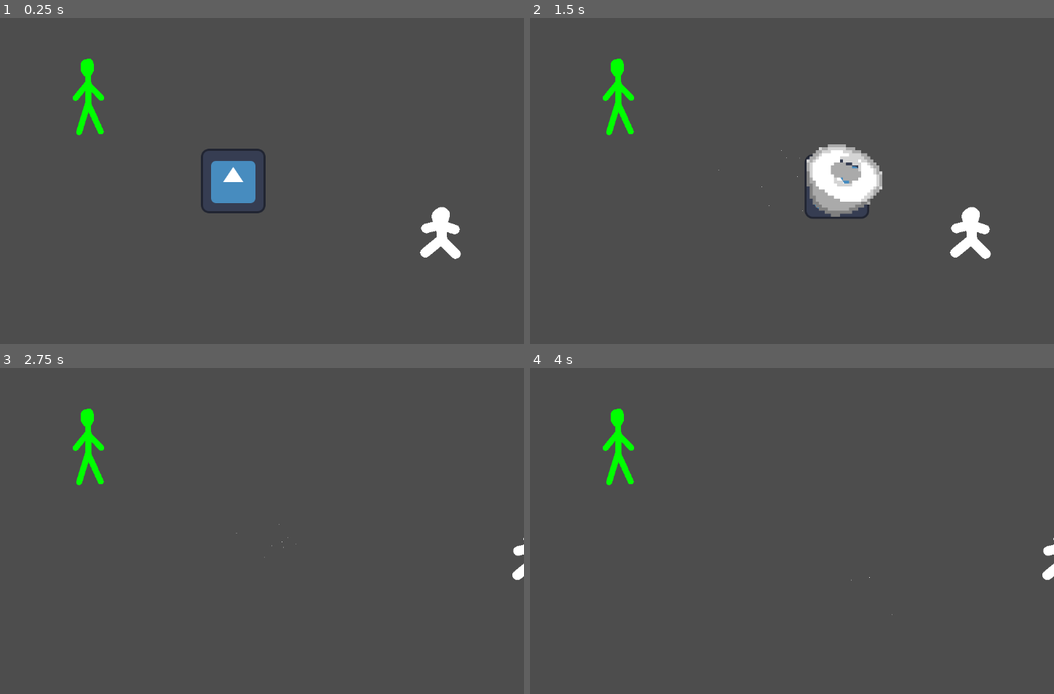
Above: before the commit, frames 1-4 (two rows, left to right).
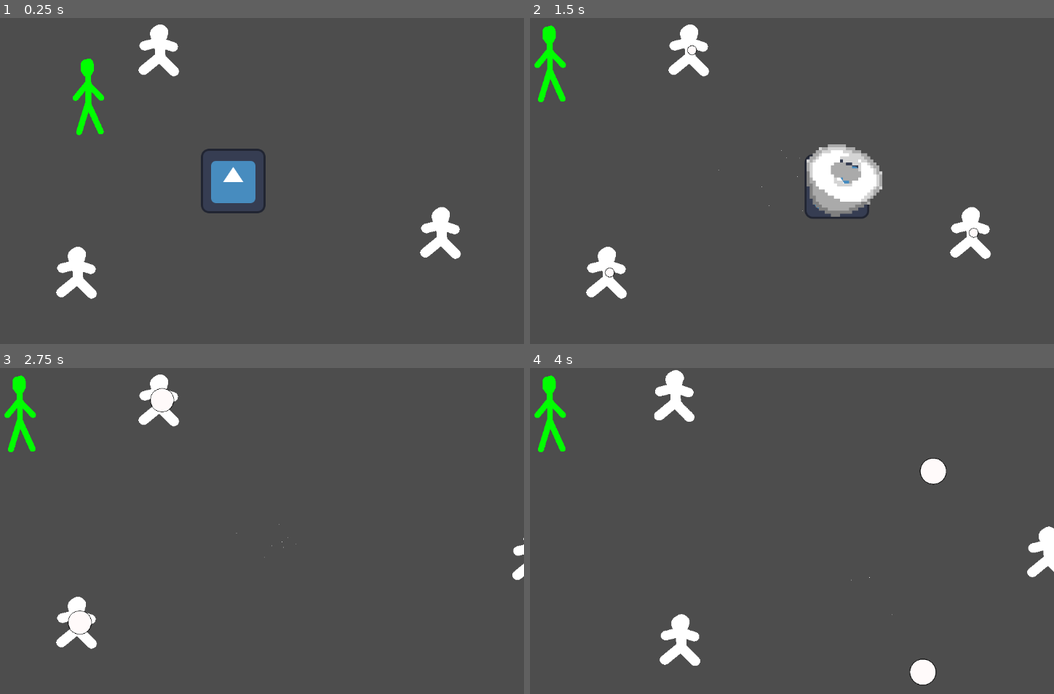
Above: after the commit, the same moments.

Repository: skeeeth/Krampus-Game
Game: Godot game, scene res://sack_world.tscn
Two runs of this game, one before a commit and one after it. Both use one fixed random seed, a clock stepped at 60 frames per second and the inputs below. The engine's default icon, where the game draws it, is replaced by a stand-in: a white triangle on a blue panel in a dark square.
Inputs:
- Up to frame 1 (0.25 s): no input
- Up to frame 2 (1.5 s): tap Enter at 0.5 s; hold Right (right) 0.53-1.28 s; hold X (attack) 0.53-1.28 s; tap 1 (dev1) at 0.8, 1.35 s; hold Down (down) from 1.28 s (still down)
- Up to frame 3 (2.75 s): tap X (attack) at 1.55 s; release Down (down) at 2.03 s; hold Right (right) from 2.03 s (still down); hold X (attack) from 2.03 s (still down); tap 1 (dev1) at 2.3 s
- Up to frame 4 (4 s): release Right (right) at 2.78 s; release X (attack) at 2.78 s; hold Up (up) 2.78-3.53 s; tap 1 (dev1) at 2.85, 3.8 s; tap X (attack) at 3.05 s; hold Left (left) from 3.53 s (still down); hold Z (interact) from 3.53 s (still down)

The runs differ from the first frame. In frame 1, 1.3% of the frame differs, in the area x 10-35%, y 2-87%; in frame 2, 2.5%; in frame 3, 2.6%; in frame 4, 3.6%, in the area x 0-100%, y 0-98%.

Commit message:
Children Snowball attack and Distance-based decision trees
right now they throw snowballs at the player position at the start of cast time, rather than updating aim at time of throwing, i could see either way being fun

Diff:
--- a/Combat/KombatKrampus/sack_krampus.gd
+++ b/Combat/KombatKrampus/sack_krampus.gd
@@ -1,6 +1,10 @@
 extends CharacterBody2D
+class_name Player
 
 var dash_buffered:bool = false
-
+@export var sm:StateMachine
 func _physics_process(delta: float) -> void:
 	move_and_slide()
+
+func take_damage(amount:float, kb:Vector2 = Vector2.ZERO):
+	pass
--- a/Combat/KombatKrampus/sack_krampus.tscn
+++ b/Combat/KombatKrampus/sack_krampus.tscn
@@ -7,7 +7,7 @@
 [ext_resource type="Texture2D" uid="uid://b2er03v834ydj" path="res://icon.svg" id="4_gwvq3"]
 [ext_resource type="Script" path="res://Combat/KombatKrampus/States/Windup.gd" id="5_rek3j"]
 [ext_resource type="Script" path="res://Combat/KombatKrampus/States/spin.gd" id="6_wew2u"]
-[ext_resource type="Script" path="res://Combat/KombatKrampus/quick.gd" id="7_sppbl"]
+[ext_resource type="Script" path="res://Combat/KombatKrampus/States/quick.gd" id="7_sppbl"]
 [ext_resource type="Texture2D" uid="uid://d1d8opnuwq3lu" path="res://Combat/KombatKrampus/impact02.png" id="8_ebfsx"]
 [ext_resource type="Script" path="res://Combat/KombatKrampus/AttackHitbox.gd" id="9_lhobn"]
 [ext_resource type="Script" path="res://Combat/KombatKrampus/Visual.gd" id="9_yecmo"]
@@ -196,9 +196,10 @@
 [sub_resource type="RectangleShape2D" id="RectangleShape2D_lgus1"]
 size = Vector2(46, 50.5)
 
-[node name="SackKrampus" type="CharacterBody2D"]
+[node name="SackKrampus" type="CharacterBody2D" node_paths=PackedStringArray("sm") groups=["Player"]]
 motion_mode = 1
 script = ExtResource("1_1eygv")
+sm = NodePath("StateMachine")
 
 [node name="CollisionShape2D" type="CollisionShape2D" parent="."]
 shape = SubResource("CapsuleShape2D_6pwbh")
--- /dev/null
+++ b/Combat/snowball.gd
@@ -0,0 +1,35 @@
+extends Area2D
+
+var size:float = 5.0
+var damage:float = 10
+var kb_strength:float = 0
+var direction:Vector2
+var speed:float
+func _draw() -> void:
+	draw_circle(Vector2.ZERO,size/2.0,Color.SNOW)
+	draw_circle(Vector2.ZERO,(size/2.0)+1,Color.BLACK,false)
+	#could use a shader for a real perfect circle but this is fine
+
+# Called when the node enters the scene tree for the first time.
+#func _ready() -> void:
+	#pass # Replace with function body.
+#
+#
+# Called every frame. 'delta' is the elapsed time since the previous frame.
+func _process(delta: float) -> void:
+	queue_redraw()
+	position += speed * direction
+	pass
+
+
+func _on_body_entered(body: Node2D) -> void:
+	if body is Player:
+		body.take_damage(damage,direction*kb_strength)
+		queue_free()
+		scale = Vector2(1.0,1.0) * size/10.0
+	pass # Replace with function body.
+
+
+func _on_visible_on_screen_notifier_2d_screen_exited() -> void:
+	queue_free()
+	pass # Replace with function body.
--- /dev/null
+++ b/Combat/snowball.tscn
@@ -0,0 +1,19 @@
+[gd_scene load_steps=3 format=3 uid="uid://davxhgllxxs8a"]
+
+[ext_resource type="Script" path="res://Combat/snowball.gd" id="1_7ptwj"]
+
+[sub_resource type="RectangleShape2D" id="RectangleShape2D_1i0yw"]
+size = Vector2(10, 10)
+
+[node name="Snowball" type="Area2D"]
+collision_layer = 0
+monitoring = false
+script = ExtResource("1_7ptwj")
+
+[node name="CollisionShape2D" type="CollisionShape2D" parent="."]
+shape = SubResource("RectangleShape2D_1i0yw")
+
+[node name="VisibleOnScreenNotifier2D" type="VisibleOnScreenNotifier2D" parent="."]
+
+[connection signal="body_entered" from="." to="." method="_on_body_entered"]
+[connection signal="screen_exited" from="VisibleOnScreenNotifier2D" to="." method="_on_visible_on_screen_notifier_2d_screen_exited"]
--- a/npc/combat_guard.tscn
+++ b/npc/combat_guard.tscn
@@ -1,16 +1,21 @@
-[gd_scene load_steps=4 format=3 uid="uid://bouwefh35hd57"]
+[gd_scene load_steps=8 format=3 uid="uid://bouwefh35hd57"]
 
 [ext_resource type="Script" path="res://npc/combat_npc.gd" id="1_na5es"]
 [ext_resource type="Texture2D" uid="uid://b3dlkteedq77d" path="res://npc/adult_stick_figure.png" id="2_5syv8"]
+[ext_resource type="Script" path="res://Combat/State/StateMachine.gd" id="3_tsyk1"]
+[ext_resource type="Script" path="res://npc/npc_states/idle.gd" id="4_ywiy5"]
+[ext_resource type="Script" path="res://npc/npc_states/retreat.gd" id="5_lpde0"]
+[ext_resource type="Script" path="res://npc/wander.gd" id="6_lv56s"]
 
 [sub_resource type="RectangleShape2D" id="RectangleShape2D_b1qpj"]
 size = Vector2(54, 104)
 
-[node name="Guard" type="Area2D"]
+[node name="Guard" type="Area2D" node_paths=PackedStringArray("state_machine")]
 modulate = Color(0, 1, 0, 1)
 collision_layer = 8
 collision_mask = 11
 script = ExtResource("1_na5es")
+state_machine = NodePath("Node")
 
 [node name="CollisionShape2D" type="CollisionShape2D" parent="."]
 shape = SubResource("RectangleShape2D_b1qpj")
@@ -19,3 +24,22 @@
 position = Vector2(10, 0)
 scale = Vector2(0.215, 0.2)
 texture = ExtResource("2_5syv8")
+
+[node name="Node" type="Node" parent="." node_paths=PackedStringArray("startingState")]
+script = ExtResource("3_tsyk1")
+startingState = NodePath("Idle")
+
+[node name="Idle" type="Node" parent="Node" node_paths=PackedStringArray("parent", "beeline_state")]
+script = ExtResource("4_ywiy5")
+max_wait = 10000.0
+parent = NodePath("../..")
+beeline_state = NodePath("../Beeline")
+
+[node name="Beeline" type="Node" parent="Node" node_paths=PackedStringArray("parent", "idle_state")]
+script = ExtResource("5_lpde0")
+parent = NodePath("../..")
+idle_state = NodePath("../Idle")
+
+[node name="Wander" type="Node" parent="Node" node_paths=PackedStringArray("parent")]
+script = ExtResource("6_lv56s")
+parent = NodePath("../..")
--- a/npc/combat_kid.tscn
+++ b/npc/combat_kid.tscn
@@ -1,15 +1,23 @@
-[gd_scene load_steps=4 format=3 uid="uid://dt4svjk536vnw"]
+[gd_scene load_steps=10 format=3 uid="uid://dt4svjk536vnw"]
 
 [ext_resource type="Script" path="res://npc/combat_npc.gd" id="1_n51f3"]
 [ext_resource type="Texture2D" uid="uid://dmnpf5yogmora" path="res://npc/kid_stick_figure.png" id="2_esr8g"]
+[ext_resource type="Script" path="res://Combat/State/StateMachine.gd" id="3_64rjq"]
+[ext_resource type="Script" path="res://npc/npc_states/idle.gd" id="4_v63q6"]
+[ext_resource type="Script" path="res://npc/npc_states/stun.gd" id="5_y4b4c"]
+[ext_resource type="Script" path="res://npc/wander.gd" id="6_wgt6c"]
+[ext_resource type="Script" path="res://npc/npc_states/retreat.gd" id="7_wp8xx"]
+[ext_resource type="Script" path="res://npc/npc_states/Snowball_Throw.gd" id="8_l17lj"]
 
 [sub_resource type="RectangleShape2D" id="RectangleShape2D_b1qpj"]
 size = Vector2(87, 104)
 
-[node name="Kid" type="Area2D"]
+[node name="Kid" type="Area2D" node_paths=PackedStringArray("state_machine")]
 collision_layer = 8
 collision_mask = 11
 script = ExtResource("1_n51f3")
+state_machine = NodePath("StateMachine")
+base_speed = 3.0
 
 [node name="CollisionShape2D" type="CollisionShape2D" parent="."]
 position = Vector2(-2.5, 0)
@@ -19,4 +27,38 @@
 scale = Vector2(0.145, 0.135)
 texture = ExtResource("2_esr8g")
 
+[node name="StateMachine" type="Node" parent="." node_paths=PackedStringArray("startingState")]
+script = ExtResource("3_64rjq")
+startingState = NodePath("Idle")
+
+[node name="Idle" type="Node" parent="StateMachine" node_paths=PackedStringArray("parent", "beeline_state")]
+script = ExtResource("4_v63q6")
+parent = NodePath("../..")
+beeline_state = NodePath("../Beeline")
+retreat_range = 200.0
+attack_range = 400.0
+wander_range = 800.0
+
+[node name="Stun" type="Node" parent="StateMachine"]
+script = ExtResource("5_y4b4c")
+
+[node name="Wander" type="Node" parent="StateMachine" node_paths=PackedStringArray("parent")]
+script = ExtResource("6_wgt6c")
+parent = NodePath("../..")
+duration = 0.15
+
+[node name="Beeline" type="Node" parent="StateMachine" node_paths=PackedStringArray("parent", "idle_state")]
+script = ExtResource("7_wp8xx")
+parent = NodePath("../..")
+idle_state = NodePath("../Idle")
+
+[node name="Attack" type="Node" parent="StateMachine" node_paths=PackedStringArray("parent")]
+script = ExtResource("8_l17lj")
+parent = NodePath("../..")
+throw_strength = 12.0
+damage = 10.0
+cast_time = 2.0
+inaccuracy = 0.05
+snowball_size = 50.0
+
 [connection signal="body_entered" from="." to="." method="_on_body_entered"]
--- a/npc/combat_npc.gd
+++ b/npc/combat_npc.gd
@@ -1,15 +1,26 @@
 extends Area2D
 class_name Enemy
 
-## Called when the node enters the scene tree for the first time.
-#func _ready() -> void:
-	#pass # Replace with function body.
-#
-#
-## Called every frame. 'delta' is the elapsed time since the previous frame.
-#func _process(delta: float) -> void:
-	#pass
+@export var state_machine:StateMachine
+@export var base_speed:float = 10.0
+var player:Player
+var diff:Vector2
+
+func _ready() -> void:
+	player = get_tree().get_first_node_in_group("Player")
+
+func _process(delta: float) -> void:
+	diff = player.global_position - global_position
 
 func take_knockback(dir:Vector2,strength:float, stun_duration:float = -1.0):
 	var kb = create_tween()
 	kb.tween_property(self,"position",position+dir.normalized()*strength,0.15);
+	if stun_duration > 0:
+		if state_machine.currentState.name == "Stun":
+			return
+		var previous_state:State = state_machine.currentState
+		state_machine.currentState.transitioned.emit(
+				state_machine.currentState,"Stun")
+		var stun_state = state_machine.currentState
+		await get_tree().create_timer(stun_duration).timeout
+		state_machine.currentState.transitioned.emit(stun_state,previous_state.name)
--- /dev/null
+++ b/npc/npc_states/Snowball_Throw.gd
@@ -0,0 +1,48 @@
+extends State
+
+@export var parent : Enemy
+@export var throw_strength:float
+@export var damage:float
+@export var cast_time:float
+@export var inaccuracy:float
+@export var snowball_size:float
+@onready var snowball_scene = preload("res://Combat/snowball.tscn")
+var snowball:Node2D
+var thrown:bool = false
+func enter():
+	thrown = false
+	snowball = snowball_scene.instantiate()
+	snowball.damage = damage
+
+	var grow = create_tween()
+	grow.tween_property(snowball,"size",snowball_size,cast_time)
+
+	var throw_angle = lerp_angle(parent.diff.angle(),-parent.diff.angle(),inaccuracy)
+	snowball.direction = Vector2.from_angle(throw_angle)
+
+	snowball.global_position = parent.global_position
+	parent.add_sibling(snowball)
+
+	await get_tree().create_timer(cast_time).timeout
+
+	if snowball != null:
+		snowball.monitoring = true
+		snowball.speed = throw_strength
+		thrown = true
+
+	transitioned.emit(self,"Wander")
+
+func exit():
+	#do not throw snowball if stun cancels throwing
+	if !thrown:
+		var shrink = create_tween()
+		shrink.tween_property(snowball,"size",0,0.1)
+		shrink.tween_callback(snowball.queue_free)
+		snowball = null
+	pass
+
+func update(_delta):
+	pass
+
+func physics_update(_delta):
+	pass
--- /dev/null
+++ b/npc/npc_states/idle.gd
@@ -0,0 +1,40 @@
+extends State
+class_name Idle
+
+@export var max_wait:float = 1.0
+@export var parent : Enemy
+@export var beeline_state:State
+
+@export_category("Ranges")
+@export var retreat_range:float = 500
+@export var attack_range:float = 800
+@export var wander_range:float = 2000 #set to less than attack_range to always seek
+var next_wait:float = 1.0
+func enter():
+	await get_tree().create_timer(next_wait).timeout
+
+	next_wait = randf_range(0.05,max_wait)
+
+	#Set next state based on distance
+	var dist = parent.diff.length()
+	if dist < retreat_range:
+		beeline_state.direction = -1.0
+		transitioned.emit(self,"Beeline")
+	elif dist < attack_range:
+		transitioned.emit(self,"Attack")
+		#Attack Named node may have different scripts in different scenes
+	elif dist < wander_range:
+		transitioned.emit(self,"Wander")
+	else:
+		#Seek
+		beeline_state.direction = 1.0
+		transitioned.emit(self,"Beeline")
+
+func exit():
+	pass
+
+func update(_delta):
+	pass
+
+func physics_update(_delta):
+	pass
--- /dev/null
+++ b/npc/npc_states/retreat.gd
@@ -0,0 +1,26 @@
+extends State
+
+@export var parent : Enemy
+@export var idle_state: Idle
+var direction:float = 1.0
+var target_distance:float = 0
+func enter():
+	target_distance = randf_range(idle_state.retreat_range,idle_state.attack_range)
+	pass
+
+func exit():
+	pass
+
+func update(_delta):
+	parent.position += parent.diff.normalized() * parent.base_speed * direction
+	if direction < 0:
+		if parent.diff.length() > idle_state.retreat_range*1.1:
+			transitioned.emit(self,"Idle")
+	else:
+		if parent.diff.length() < target_distance:
+			idle_state.next_wait = 0.0
+			transitioned.emit(self,"Idle")
+	pass
+
+func physics_update(_delta):
+	pass
--- /dev/null
+++ b/npc/npc_states/stun.gd
@@ -0,0 +1,16 @@
+extends State
+
+@export var parent : Node
+var previous_state:State
+
+func enter():
+	pass
+
+func exit():
+	pass
+
+func update(_delta):
+	pass
+
+func physics_update(_delta):
+	pass
--- /dev/null
+++ b/npc/wander.gd
@@ -0,0 +1,21 @@
+extends State
+
+@export var parent : Enemy
+var direction:Vector2
+#@export var speed:float = 10.0;
+@export var duration:float = 0.1
+func enter():
+	direction = Vector2.from_angle(randf_range(0,TAU))
+	await get_tree().create_timer(duration).timeout
+	transitioned.emit(self, "Idle")
+	pass
+
+func exit():
+	pass
+
+func update(_delta):
+	pass
+
+func physics_update(_delta):
+	parent.position += direction * parent.base_speed
+	pass
--- a/project.godot
+++ b/project.godot
@@ -22,6 +22,10 @@
 [display]
 
 window/size/mode=3
+
+[global_group]
+
+Player=""
 
 [input]
 
--- a/sack_world.tscn
+++ b/sack_world.tscn
@@ -15,3 +15,9 @@
 position = Vector2(417, 103)
 
 [node name="Camera2D" type="Camera2D" parent="."]
+
+[node name="Kid2" parent="." instance=ExtResource("4_gr2bh")]
+position = Vector2(-141, -260)
+
+[node name="Kid3" parent="." instance=ExtResource("4_gr2bh")]
+position = Vector2(-304, 182)
Renamed: Combat/KombatKrampus/quick.gd -> Combat/KombatKrampus/States/quick.gd
